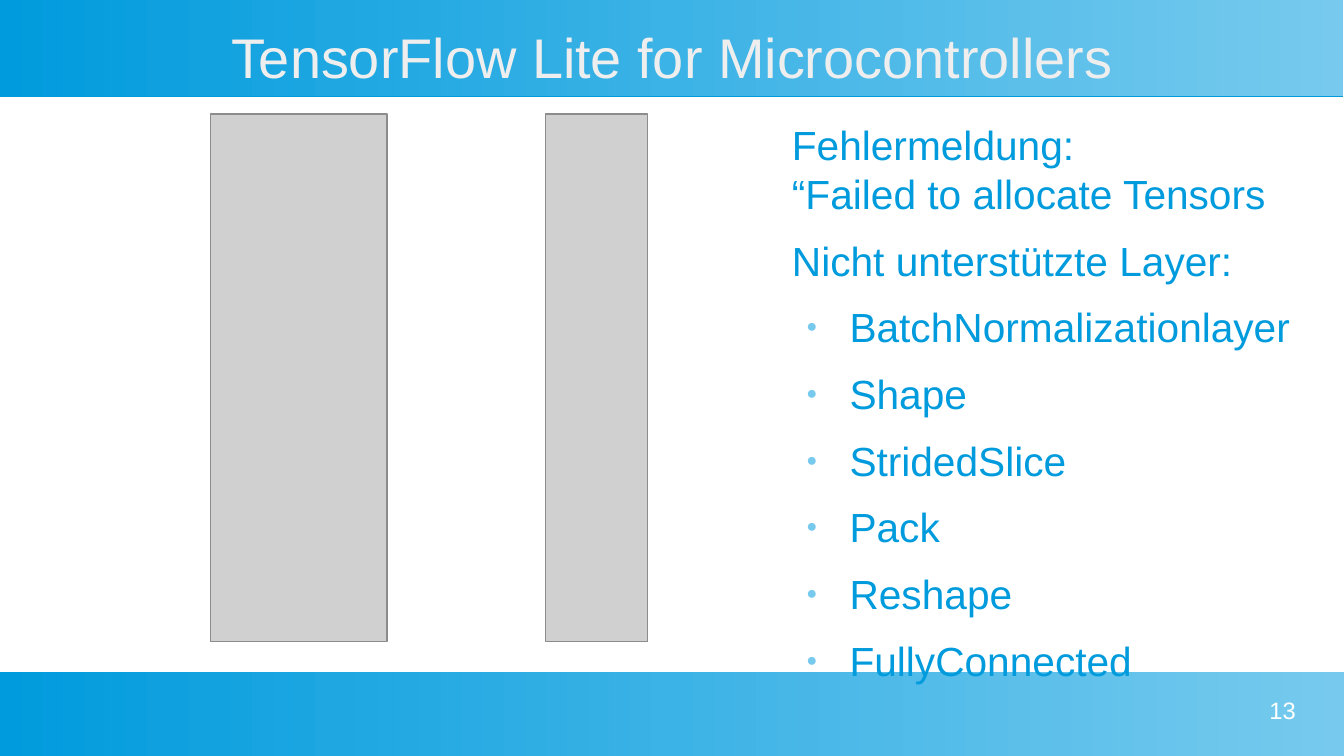
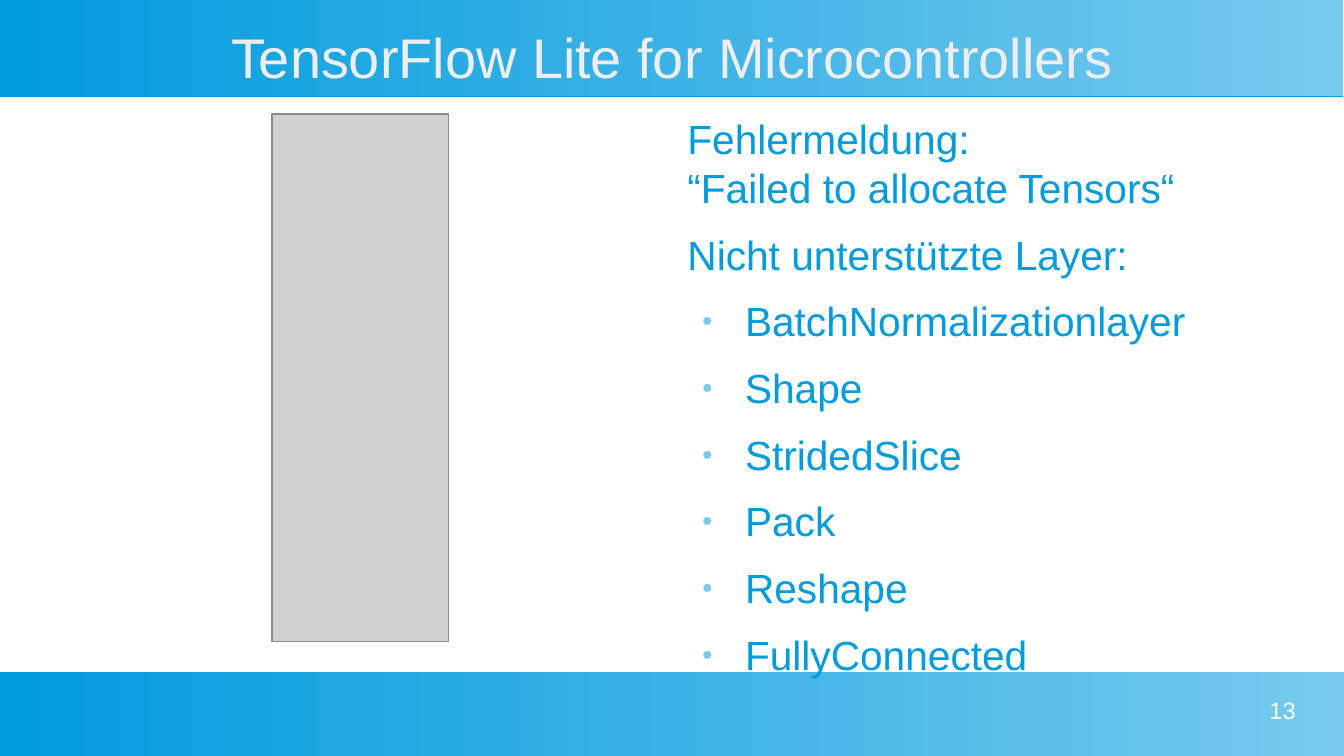
Before and after one commit to Commander-Philip/the-machine-learning-brick, a slide deck: slide 13 of docs/Präsentation Philip.odp. Drawn at 1344x756 pixels with LibreOffice and Linux fonts; fonts in the diff are those of the drawing; grey boxes stand for pictures. Boxes give left, top, right and bottom in pixels: in the first picture for what was removed or moved away, otherwise in the second. Text is boxed around its words. In the diff, an @@ line names an element or a change of style, - is before the commit and + after.

```diff
--- a/docs/Präsentation Philip.odp
+++ b/docs/Präsentation Philip.odp
@@ picture: place and size @@
-picture at bbox=[211, 115, 388, 643]
+picture at bbox=[272, 115, 449, 643]
@@ picture removed at bbox=[546, 115, 649, 643] @@
@@ text "Fehlermeldung: “Failed to allocate Tensors“": place and size @@
-text "Fehlermeldung: “Failed to allocate Tensors“" at bbox=[792, 130, 1290, 617]
+text "Fehlermeldung: “Failed to allocate Tensors“" at bbox=[687, 124, 1185, 611]
@@ text at bbox=[687, 124, 1175, 204]: text changed @@
-Fehlermeldung:
-“Failed to allocate Tensors
+Fehlermeldung:
+“Failed to allocate Tensors“
```
Also in this commit, not shown: 2 other slides changed, 4 slides added, 1 other file.
